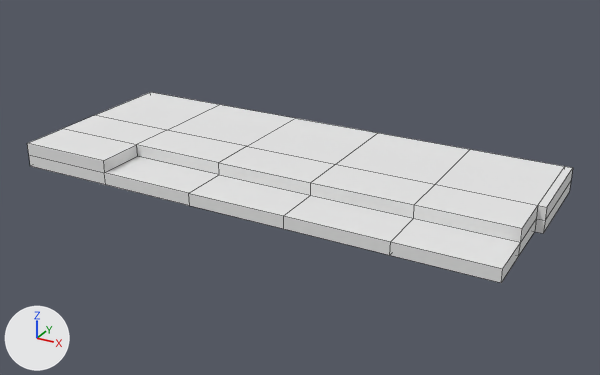
What one commit did to the Blender file Assets/Meshes/New Folder/BedroomStairs_4x8x0.5..blend.
Camera for both pictures: a 50 mm lens placed at (12.5, -15.24, 6.47), pointed at (5.25, -2.05, -0.12). The lights are fixed; the arrows at lower left show +X, +Y and +Z. Mesh edges are drawn as thin lines.

Objects in the first picture: 'BedroomStairs_4x8x0.5'.
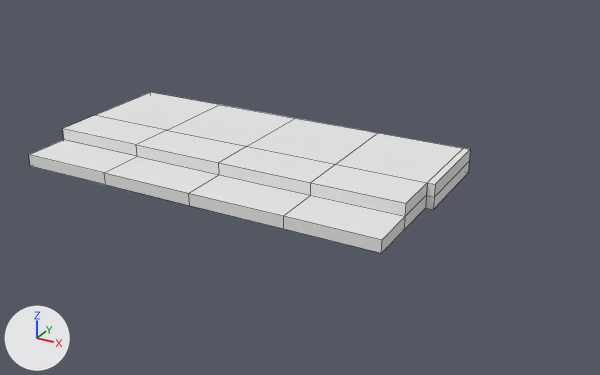
The change, as a diff of the scene's bpy script:
```diff
--- a/Assets/Meshes/New Folder/BedroomStairs_4x8x0.5..blend.py
+++ b/Assets/Meshes/New Folder/BedroomStairs_4x8x0.5..blend.py
@@ me_bedroomstairs_4x8x0_5 @@
 # used by ob_bedroomstairs_4x8x0_5; location = (0.0, 0.0, 0.0); rotation_euler = (1.571, 0.0, 0.0), in degrees (90, 0, 0)
-me_bedroomstairs_4x8x0_5.from_pydata(...)  # 70 vertices, 69 faces; spans x 0.0..10.0, y 0.0..0.5, z 0.0..4.0
+me_bedroomstairs_4x8x0_5.from_pydata(...)  # 57 vertices, 54 faces; spans x 0.0..8.0, y 0.0..0.5, z 0.0..4.0
+# me_bedroomstairs_4x8x0_5 part 1
+# 22 vertices are removed from x 8.0..10.0, y 0.0..0.5, z 0.0..4.0
+# 31 faces are deleted
+# 2 vertices are added at (7.85, 0.25, 2.0), (8.0, 0.25, 2.0)
+# 10 new vertices lie (1.85, 0.0, 0.0) away from vertices in x 6.0, y 0.0..0.5, z 0.0..4.0
+# 21 new faces join them
+# me_bedroomstairs_4x8x0_5 part 2
+# 3 vertices are removed from x 0.0..2.0, y 0.25..0.5, z 2.0..4.0
+# 8 faces are deleted
+# 3 new faces join them
 me_bedroomstairs_4x8x0_5.materials.append(mat_floorwood)
```

Changed parts and their boxes (x1, y1, x2, y2) in the pictures (600 x 375 px; the box of a moved part takes in the faces that stretch with it):
'BedroomStairs_4x8x0.5', reshaped (19% narrower, 16% shorter): before (27, 92, 573, 283); after (29, 92, 470, 253)
part 1 of me_bedroomstairs_4x8x0_5, moved or reshaped: before (284, 133, 573, 283); after (284, 133, 470, 253)
part 2 of me_bedroomstairs_4x8x0_5, cut back: before (27, 129, 137, 173); after (29, 140, 137, 173)
